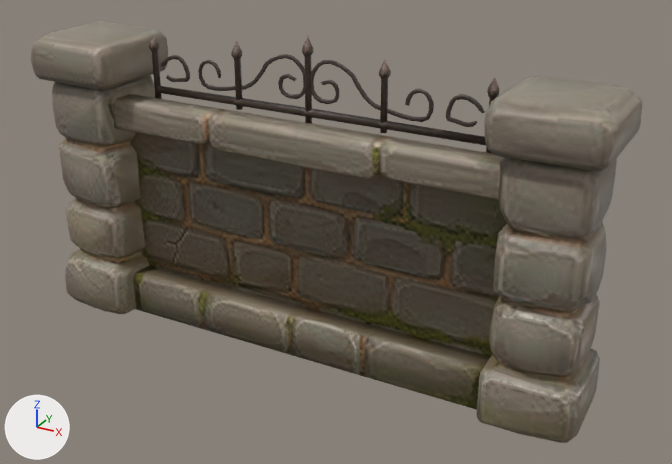
Two versions of the glTF model game/public/models/props/cemetery/muro-pedra.glb, one commit apart.
Before and after are seen from a camera (50 mm lens) standing at (0.731, -1.224, 0.84) and looking at (0.054, 0.007, 0.225). The axes (+X, +Y, +Z) are drawn at lower left. The lights are the same throughout. The older version comes first. Vertices at exactly the same position are counted once.

In view in the first picture: 'tripo_node_c56a33ce-5a1b-4a5d-9bb5-de8b0ea3d526'.
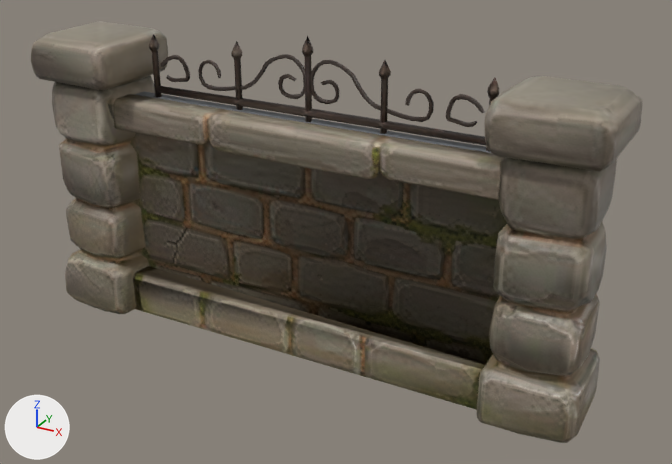
Location of each change, (x1, y1, x2, y2) in pixels of the pictures (672 x 464 px):
'muro-pedra-interior-masonry', added (mostly hidden): after (135, 91, 491, 153)
part 1 of me_meshes_0, deleted (mostly hidden): before (151, 266, 491, 365)

Diff of the bpy script that builds the scene:
```diff
--- a/game/public/models/props/cemetery/muro-pedra.glb.py
+++ b/game/public/models/props/cemetery/muro-pedra.glb.py
@@ mat_muro_pedra_repaired_stone @@
+mat_muro_pedra_repaired_stone = principled_material('muro-pedra-repaired-stone')
+mat_muro_pedra_repaired_stone.base_color = (0.17, 0.185, 0.195)  # grey #73777a
+mat_muro_pedra_repaired_stone.roughness = 0.95
@@ mat_muro_pedra_interior_stone @@
+mat_muro_pedra_interior_stone = principled_material('muro-pedra-interior-stone')
+mat_muro_pedra_interior_stone.base_color = (0.15, 0.16, 0.17)  # grey #6c6f73
+mat_muro_pedra_interior_stone.roughness = 0.95
@@ me_meshes_0 @@
 # used by ob_tripo_node_c56a33ce_5a1b_4a5d_9bb5_de8b0ea3d526; location = (0.0, 0.0, 0.0)
 # verts and faces of me_meshes_0; kept vertices keep their numbers, new ones are numbered from 2539
 # before: 383 (-0.368, -0.007, 0.078), 394 (0.37, -0.007, 0.078), 395 (0.37, -0.036, 0.078)
-me_meshes_0.from_pydata(...)  # 2539 vertices, 4921 faces; spans x -0.499..0.499, y -0.093..0.093, z 0.0..0.541
+me_meshes_0.from_pydata(...)  # 2539 vertices, 4971 faces; spans x -0.499..0.499, y -0.093..0.093, z 0.0..0.541
+# me_meshes_0 part 1
+delete_faces([(383, 395, 394)])
+# other edits to the shape of me_meshes_0 do not show in these pictures
 me_meshes_0.materials.append(mat_tripo_node_c56a33ce_5a1b_4a5d_9bb5_de8b0ea3d526_material)
+me_meshes_0.materials.append(mat_muro_pedra_repaired_stone)  # grey #73777a
@@ me_cube @@
+me_cube.from_pydata(...)  # a box spanning x -0.368..0.368, y -0.012..0.012, z -0.165..0.165
+me_cube.materials.append(mat_muro_pedra_interior_stone)  # grey #6c6f73
@@ ob_muro_pedra_interior_masonry @@
+ob_muro_pedra_interior_masonry = bpy.data.objects.new('muro-pedra-interior-masonry', me_cube)
+ob_muro_pedra_interior_masonry.location = (0.0, 0.014, 0.24)
```
